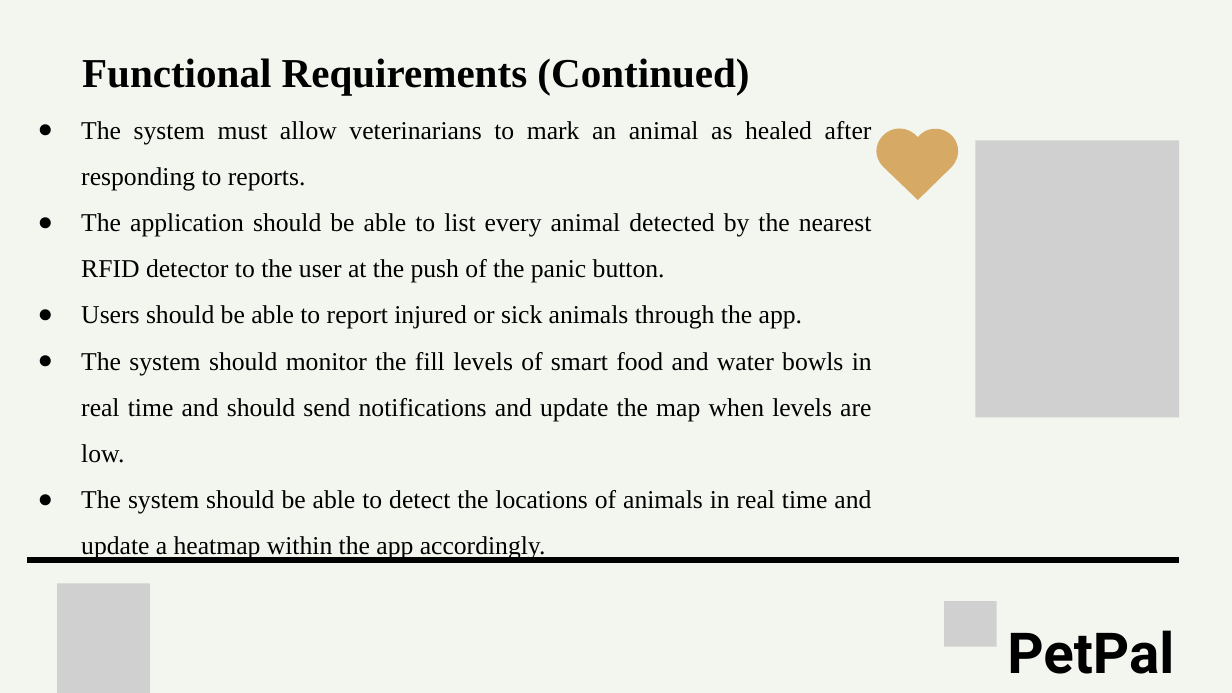
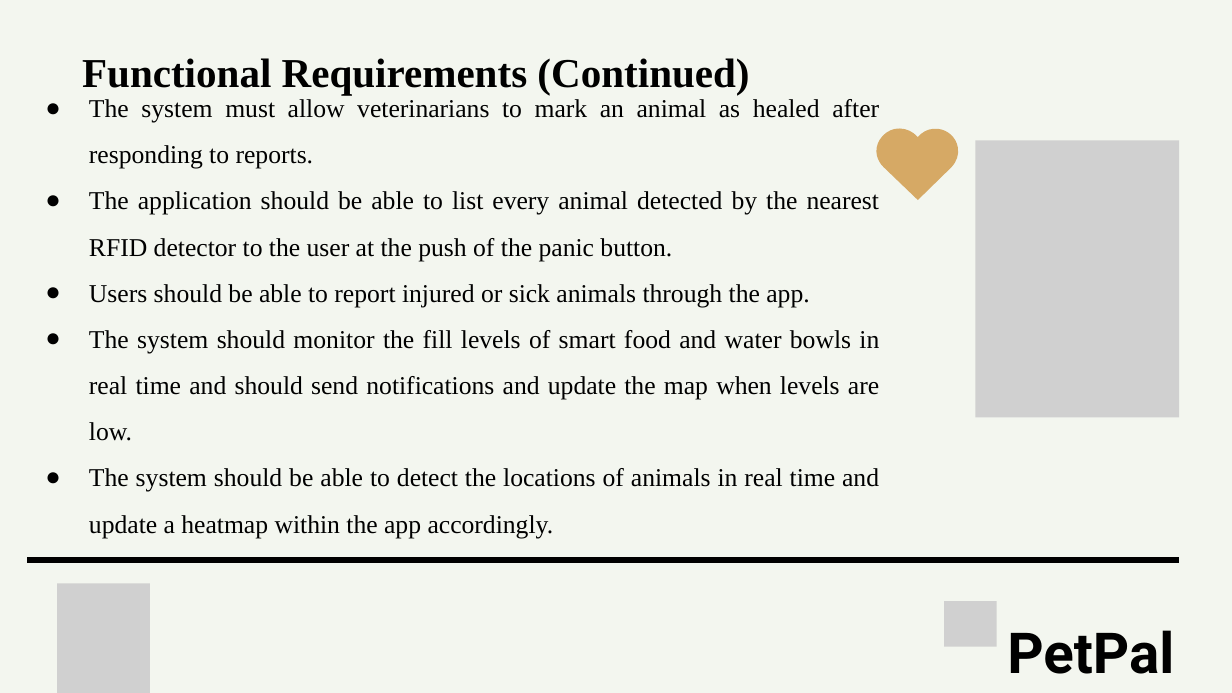
Before and after one commit to GustavoString/SE-216-Section-3-Group-6, a slide deck: slide 5 of Petpal Presentaion.pptx. Drawn at 1232x693 pixels with LibreOffice and Linux fonts; fonts in the diff are those of the drawing; grey boxes stand for pictures. Boxes give left, top, right and bottom in pixels: in the first picture for what was removed or moved away, otherwise in the second. Text is boxed around its words. In the diff, an @@ line names an element or a change of style, - is before the commit and + after.

```diff
--- a/Petpal Presentaion.pptx
+++ b/Petpal Presentaion.pptx
@@ text "The system must allow veterinarians ..." moved from (x1=81, y1=121, x2=872, y2=560) to (x1=89, y1=99, x2=880, y2=538) @@
```
Also in this commit, not shown: 2 other slides changed.
